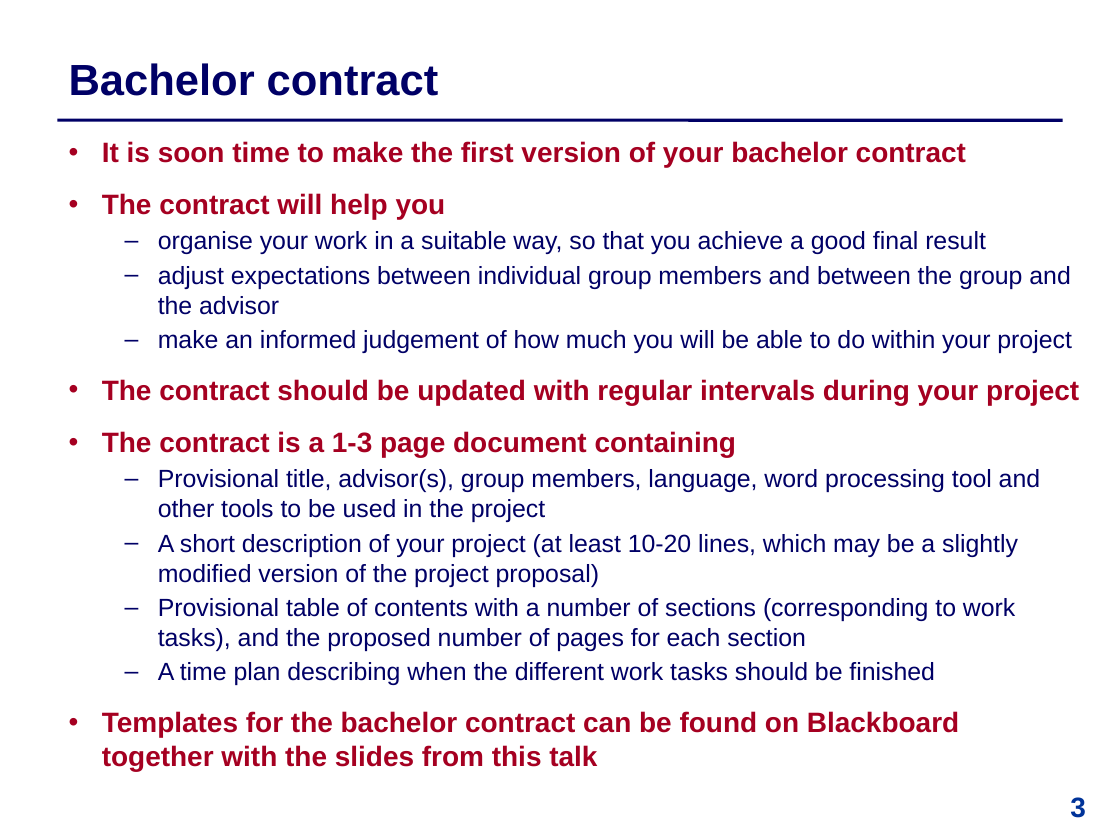
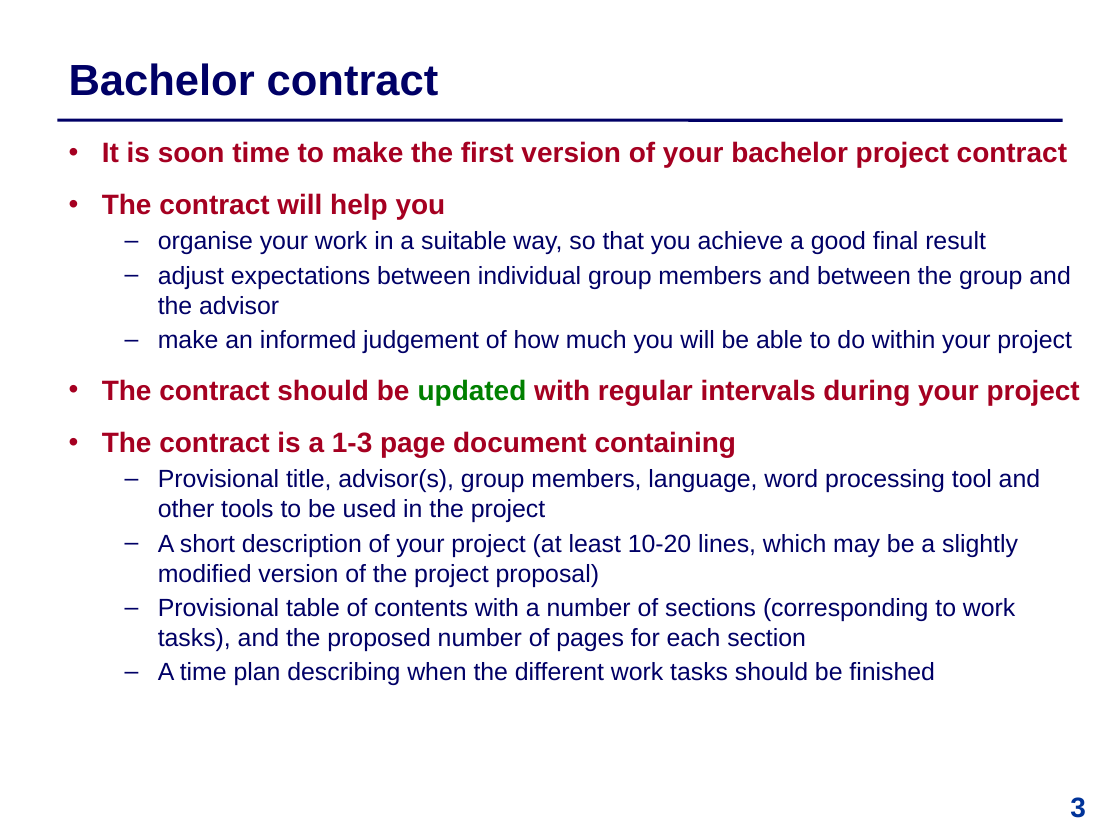
Before and after one commit to IntProgAU/Materiale, a slide deck: slide 3 of web/b22/1_contract/1 Bachelor Contract .pptx. Drawn at 1120x840 pixels with LibreOffice and Linux fonts; fonts in the diff are those of the drawing. Boxes give left, top, right and bottom in pixels: in the first picture for what was removed or moved away, otherwise in the second. Text is boxed around its words. In the diff, an @@ line names an element or a change of style, - is before the commit and + after.

```diff
--- a/web/b22/1_contract/1 Bachelor Contract .pptx
+++ b/web/b22/1_contract/1 Bachelor Contract .pptx
@@ text at box(102, 141, 1067, 167): text changed @@
-  • It is soon time to make the first version of your bachelor contract
+  • It is soon time to make the first version of your bachelor project contract
@@ text at box(102, 379, 1080, 405): text colour #A50021 to #008000 in "updated" @@
@@ text at box(102, 711, 959, 771): paragraph removed @@
-  • Templates for the bachelor contract can be found on Blackboard
-    together with the slides from this talk
```
Also in this commit, not shown: 10 other slides changed, 1 slide added.
